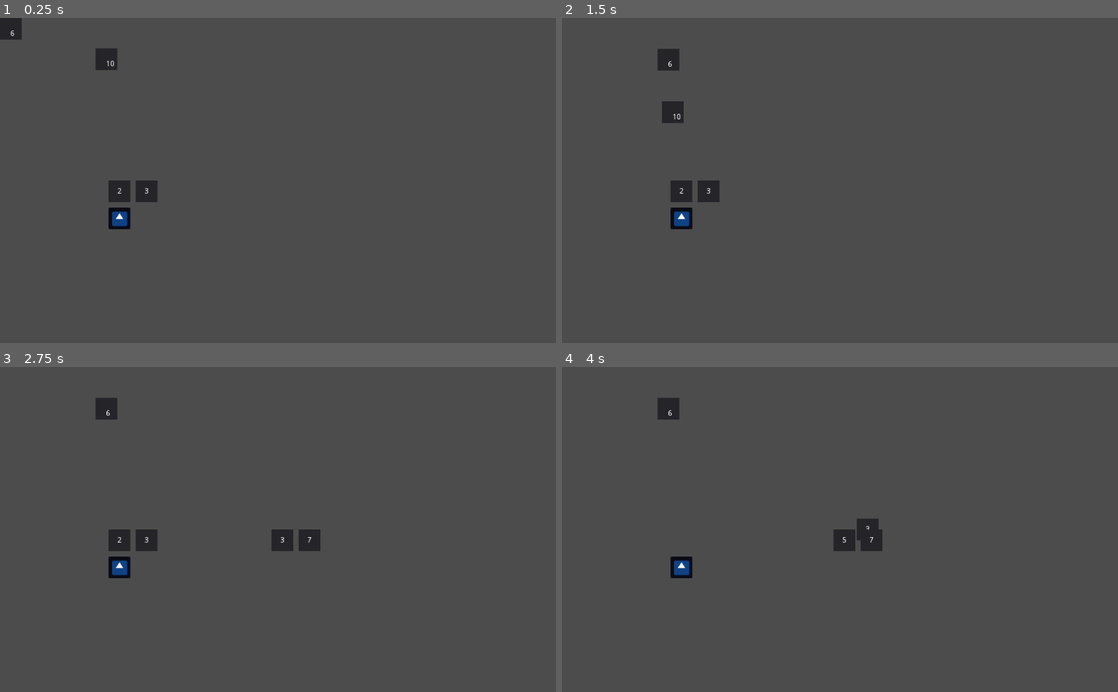
Above: before the commit, frames 1-4 (two rows, left to right).
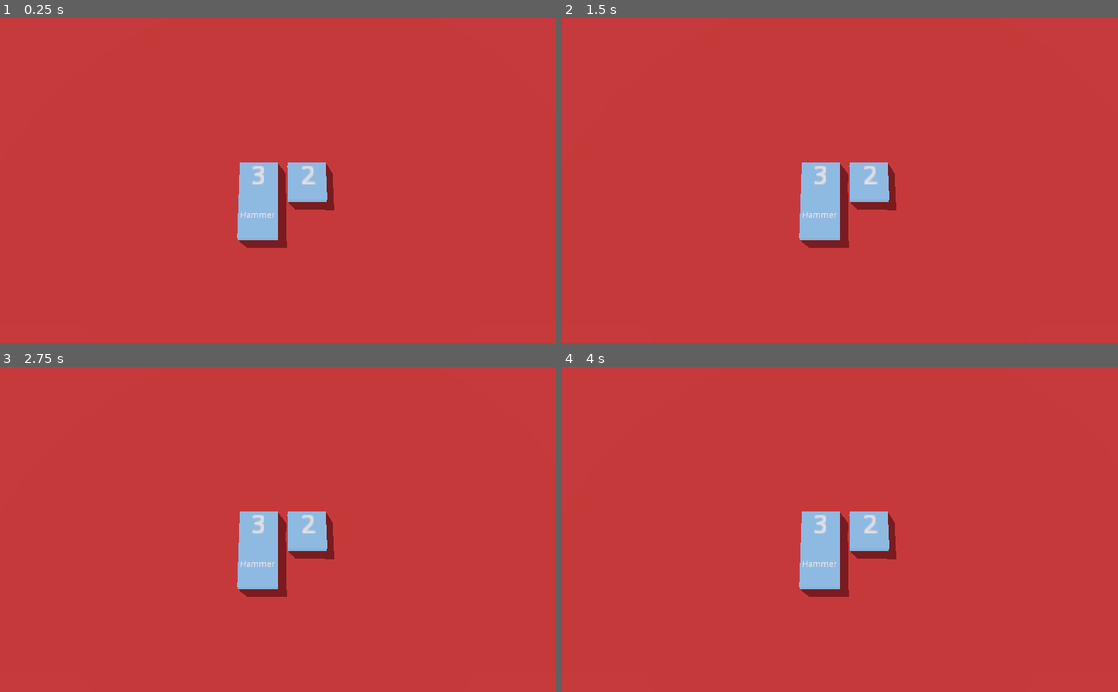
Above: after the commit, the same moments.

Repository: njj-abs/godot-merge-tile
Game: Godot game, scene res://3D/physics/DragAndDrop.tscn
Two runs of this game, one before a commit and one after it. Both use one fixed random seed, a clock stepped at 60 frames per second and the inputs below. Before the commit the project starts from res://demoOne/Node.tscn. The engine's default icon, where the game draws it, is replaced by a stand-in: a white triangle on a blue panel in a dark square.
Inputs (mouse positions are in pixels of both pictures, inside the frame that each line leads up to):
- Up to frame 1 (0.25 s): no input
- Up to frame 2 (1.5 s): tap Enter at 0.5 s; drag from (573, 27) to (667, 60) at 0.52 s; tap Space at 1.25 s; drag from (667, 60) to (678, 219) at 1.27 s
- Up to frame 3 (2.75 s): tap Enter at 2 s; click (116, 568) at 2.17 s
- Up to frame 4 (4 s): tap Space at 2.75 s; drag from (678, 539) to (845, 539) at 2.77 s; tap Enter at 3.5 s; drag from (706, 539) to (867, 529) at 3.52 s

The runs differ from the first frame. In frame 1, 100% of the frame differs, in the area x 0-100%, y 0-100%; in frame 2, 100%; in frame 3, 100%; in frame 4, 100%.

Commit message:
Changed the main node.

Diff:
--- a/project.godot
+++ b/project.godot
@@ -21,7 +21,7 @@
 [application]
 
 config/name="Merge"
-run/main_scene="res://demoOne/Node.tscn"
+run/main_scene="res://3D/physics/DragAndDrop.tscn"
 config/icon="res://icon.png"
 
 [autoload]
